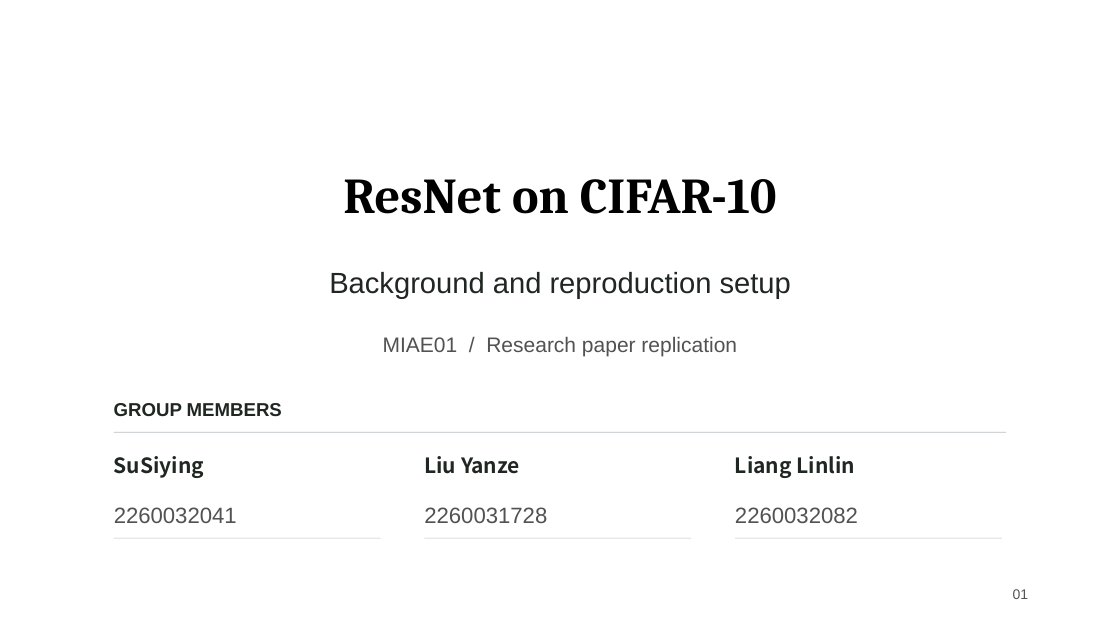
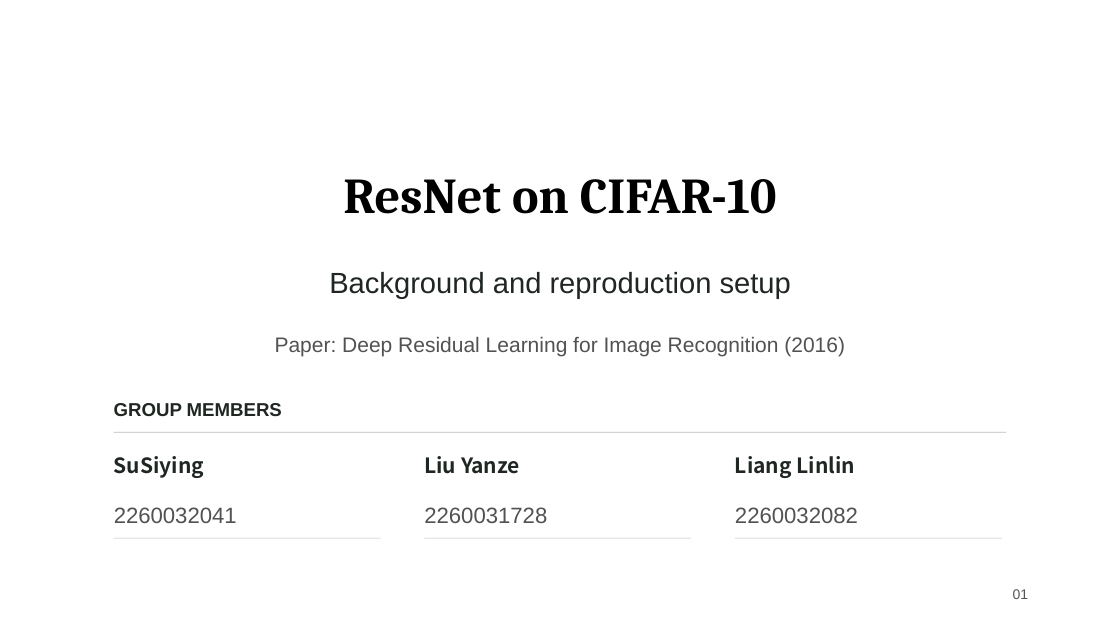
Before and after one commit to liuyanze910-svg/miae01-resnet-replication, a slide deck: slide 1 of docs/slides/week4_a_background_methods.pptx. Drawn at 1120x630 pixels with LibreOffice and Linux fonts; fonts in the diff are those of the drawing; background and template pictures are left out. Boxes give left, top, right and bottom in pixels: in the first picture for what was removed or moved away, otherwise in the second. Text is boxed around its words. In the diff, an @@ line names an element or a change of style, - is before the commit and + after.

```diff
--- a/docs/slides/week4_a_background_methods.pptx
+++ b/docs/slides/week4_a_background_methods.pptx
@@ text at <box>275,337,845,357</box>: text changed @@
-MIAE01 / Research paper replication
+Paper: Deep Residual Learning for Image Recognition (2016)
```
Also in this commit, not shown: 2 other slides changed, 3 slides added, 3 slides removed.
